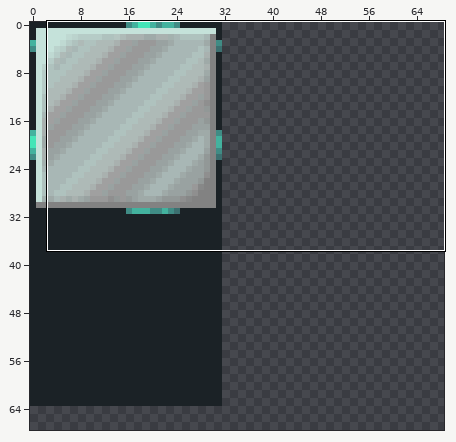
One commit to this sprite sheet: android/assets/tiles.png. Above, an overview of the earlier version with the close-up marked.
Close-up. Before the commit:
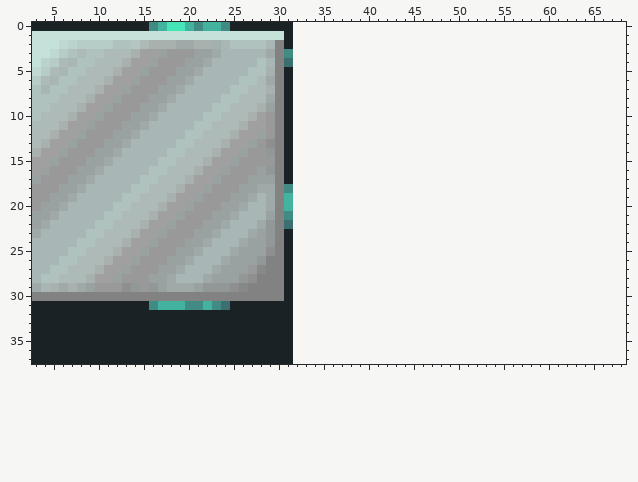
The file is 32x64 pixels. Colours within 5 levels of each other are drawn and written as one. Shown: x 3..68, y 0..37. The old version is drawn lined up with the new one, on the new canvas. The wide view leaves out empty margins.
Now the later version:
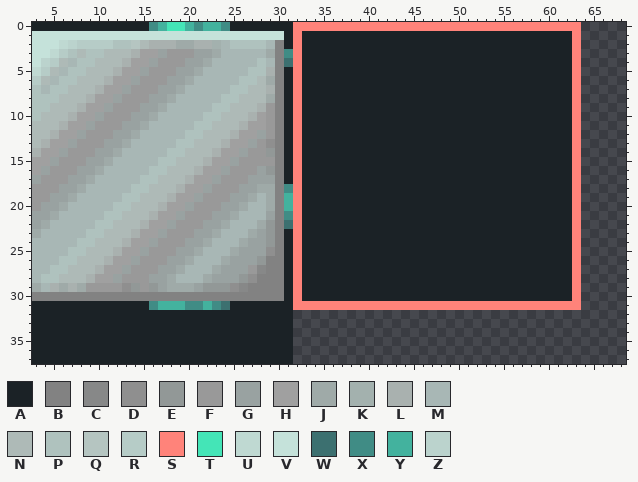
Palette (. is transparent): A #1b2226  B #828282  C #878888  D #8f8f8f  E #929897  F #999999  G #99a2a1  H #a0a0a0  J #9faaa8  K #a3b1ae  L #a9b1af  M #a8b7b5  N #aebab7  P #afc2be  Q #b5c5c1  R #b6ccc7  S #ff837a  T #44e5b7  U #bfd9d2  V #c5e2da  W #3c7070  X #408c85  Y #43b29e  Z #bbd3cd
Difference:
{"change": "canvas 32x64 -> 320x320"}
{"y":0,"x":32,"old":"................................","new":"SSSSSSSSSSSSSSSSSSSSSSSSSSSSSSSS"}
{"y":1,"x":32,"old":"................................","new":"SAAAAAAAAAAAAAAAAAAAAAAAAAAAAAAS"}
{"y":2,"x":32,"old":"................................","new":"SAAAAAAAAAAAAAAAAAAAAAAAAAAAAAAS"}
{"y":3,"x":32,"old":"................................","new":"SAAAAAAAAAAAAAAAAAAAAAAAAAAAAAAS"}
{"y":4,"x":32,"old":"................................","new":"SAAAAAAAAAAAAAAAAAAAAAAAAAAAAAAS"}
{"y":5,"x":32,"old":"................................","new":"SAAAAAAAAAAAAAAAAAAAAAAAAAAAAAAS"}
{"y":6,"x":32,"old":"................................","new":"SAAAAAAAAAAAAAAAAAAAAAAAAAAAAAAS"}
{"y":7,"x":32,"old":"................................","new":"SAAAAAAAAAAAAAAAAAAAAAAAAAAAAAAS"}
{"y":8,"x":32,"old":"................................","new":"SAAAAAAAAAAAAAAAAAAAAAAAAAAAAAAS"}
{"y":9,"x":29,"old":"G","new":"F"}
{"y":9,"x":32,"old":"................................","new":"SAAAAAAAAAAAAAAAAAAAAAAAAAAAAAAS"}
{"y":10,"x":32,"old":"................................","new":"SAAAAAAAAAAAAAAAAAAAAAAAAAAAAAAS"}
{"y":11,"x":32,"old":"................................","new":"SAAAAAAAAAAAAAAAAAAAAAAAAAAAAAAS"}
{"y":12,"x":32,"old":"................................","new":"SAAAAAAAAAAAAAAAAAAAAAAAAAAAAAAS"}
{"y":13,"x":32,"old":"................................","new":"SAAAAAAAAAAAAAAAAAAAAAAAAAAAAAAS"}
{"y":14,"x":32,"old":"................................","new":"SAAAAAAAAAAAAAAAAAAAAAAAAAAAAAAS"}
{"y":15,"x":32,"old":"................................","new":"SAAAAAAAAAAAAAAAAAAAAAAAAAAAAAAS"}
{"y":16,"x":32,"old":"................................","new":"SAAAAAAAAAAAAAAAAAAAAAAAAAAAAAAS"}
{"y":17,"x":32,"old":"................................","new":"SAAAAAAAAAAAAAAAAAAAAAAAAAAAAAAS"}
{"y":18,"x":32,"old":"................................","new":"SAAAAAAAAAAAAAAAAAAAAAAAAAAAAAAS"}
{"y":19,"x":32,"old":"................................","new":"SAAAAAAAAAAAAAAAAAAAAAAAAAAAAAAS"}
{"y":20,"x":32,"old":"................................","new":"SAAAAAAAAAAAAAAAAAAAAAAAAAAAAAAS"}
{"y":21,"x":32,"old":"................................","new":"SAAAAAAAAAAAAAAAAAAAAAAAAAAAAAAS"}
{"y":22,"x":32,"old":"................................","new":"SAAAAAAAAAAAAAAAAAAAAAAAAAAAAAAS"}
{"y":23,"x":32,"old":"................................","new":"SAAAAAAAAAAAAAAAAAAAAAAAAAAAAAAS"}
{"y":24,"x":32,"old":"................................","new":"SAAAAAAAAAAAAAAAAAAAAAAAAAAAAAAS"}
{"y":25,"x":32,"old":"................................","new":"SAAAAAAAAAAAAAAAAAAAAAAAAAAAAAAS"}
{"y":26,"x":32,"old":"................................","new":"SAAAAAAAAAAAAAAAAAAAAAAAAAAAAAAS"}
{"y":27,"x":32,"old":"................................","new":"SAAAAAAAAAAAAAAAAAAAAAAAAAAAAAAS"}
{"y":28,"x":32,"old":"................................","new":"SAAAAAAAAAAAAAAAAAAAAAAAAAAAAAAS"}
{"y":29,"x":9,"old":"G","new":"F"}
{"y":29,"x":32,"old":"................................","new":"SAAAAAAAAAAAAAAAAAAAAAAAAAAAAAAS"}
{"y":30,"x":32,"old":"................................","new":"SAAAAAAAAAAAAAAAAAAAAAAAAAAAAAAS"}
{"y":31,"x":32,"old":"................................","new":"SSSSSSSSSSSSSSSSSSSSSSSSSSSSSSSS"}
{"label":"changed","picture_box":[266,22,581,310]}
{"label":"changed","picture_box":[86,283,95,292]}
